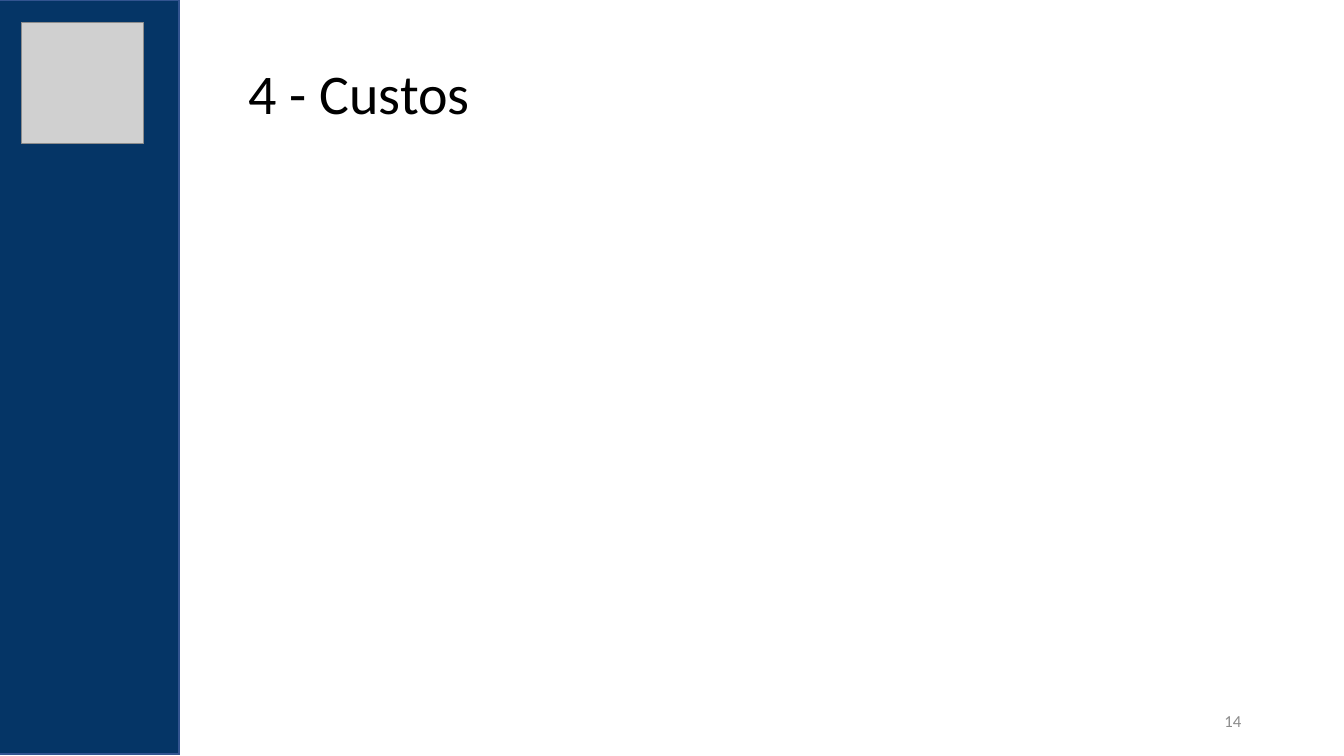
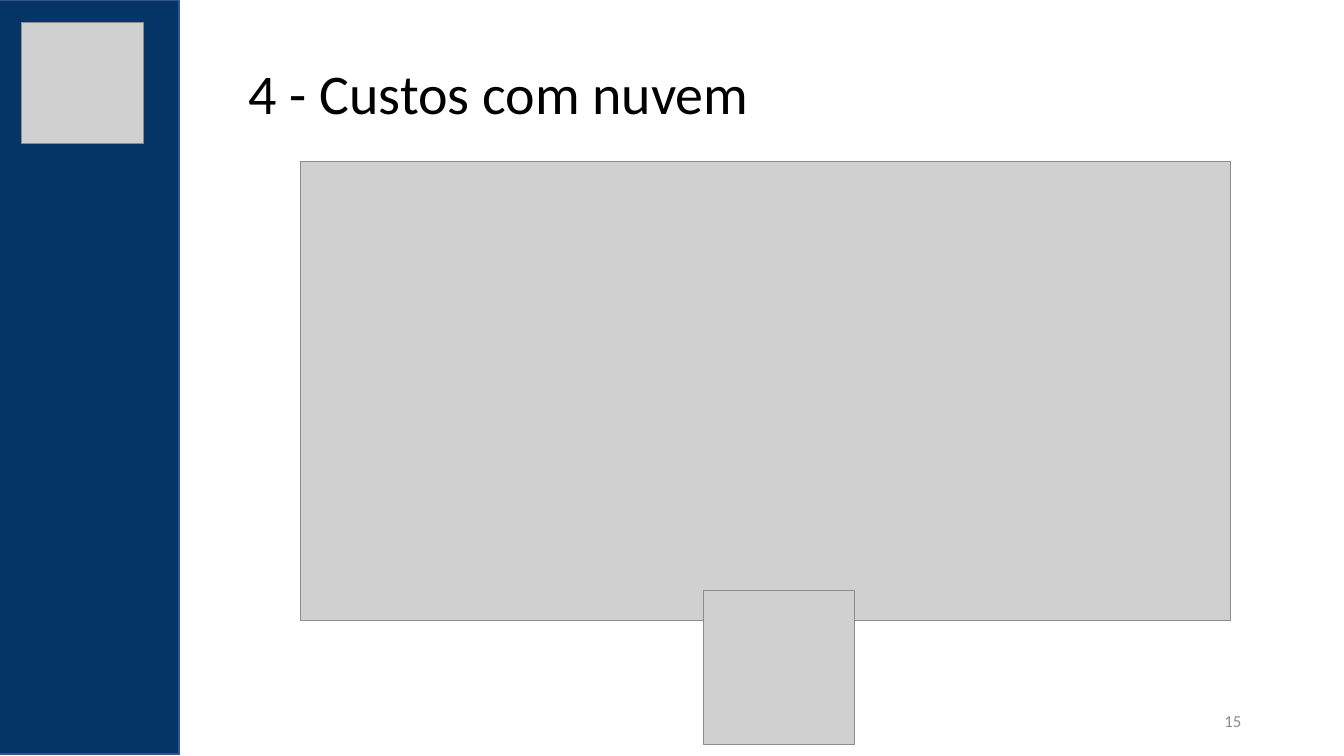
Before and after one commit to felipementel/c4-model-builder, a slide deck: slide 15 of ppt/PGPARQ01C1-2N-P1 - Arquitetura de Software.pptx (slide 14 before the commit). Drawn at 1344x756 pixels with LibreOffice and Linux fonts; fonts in the diff are those of the drawing; grey boxes stand for pictures. Boxes give left, top, right and bottom in pixels: in the first picture for what was removed or moved away, otherwise in the second. Text is boxed around its words. In the diff, an @@ line names an element or a change of style, - is before the commit and + after.

```diff
--- a/ppt/PGPARQ01C1-2N-P1 - Arquitetura de Software.pptx
+++ b/ppt/PGPARQ01C1-2N-P1 - Arquitetura de Software.pptx
@@ text at (249, 77, 748, 115): text changed @@
-4 - Custos
+4 - Custos com nuvem
@@ picture added at (300, 161, 1231, 620) @@
@@ picture added at (704, 591, 855, 745) @@
@@ page number at (1224, 716, 1241, 727): text changed @@
-14
+15
```
Also in this commit, not shown: 7 other slides changed, 3 slides added, 13 other files.
